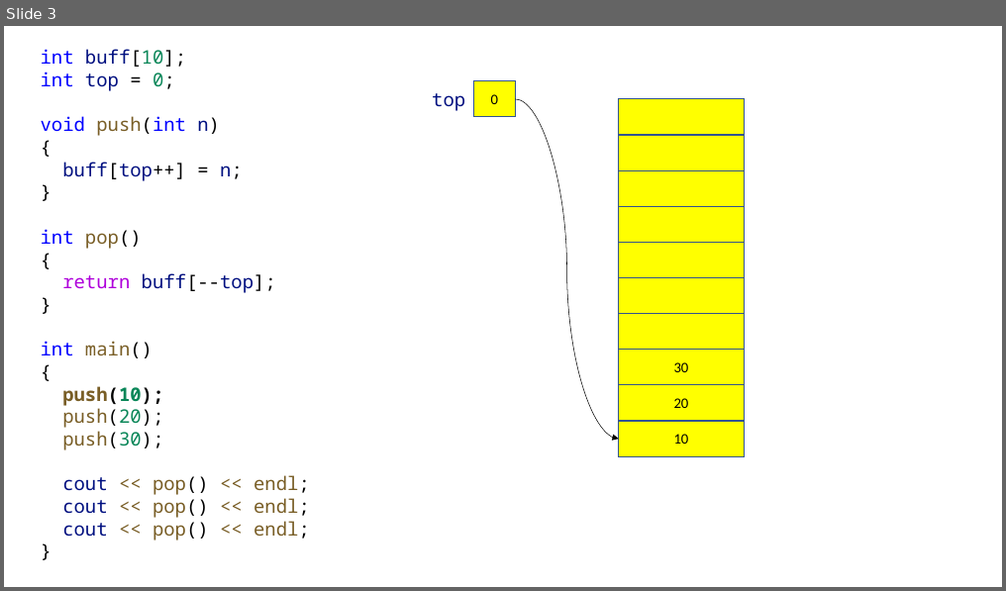
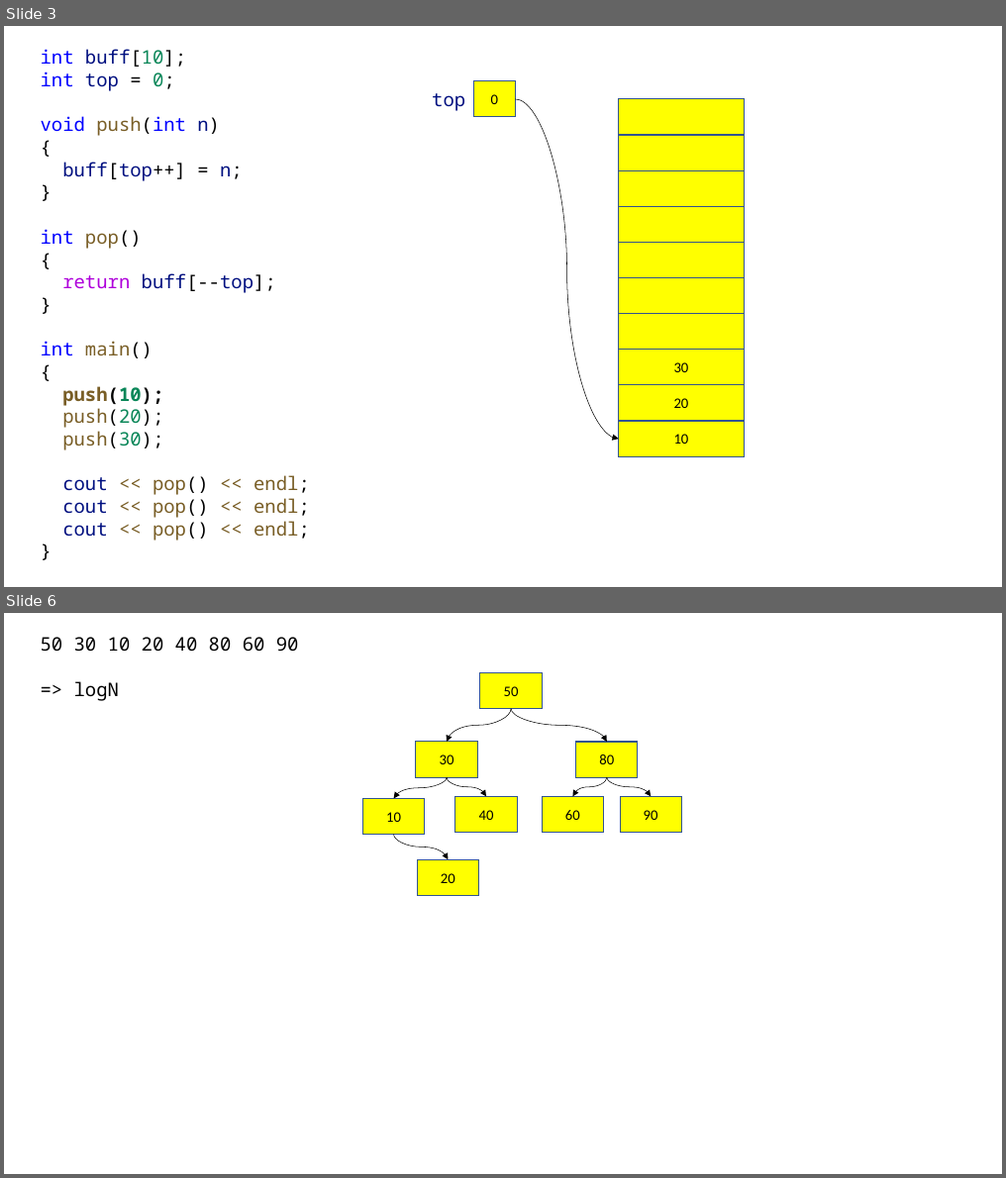
Before and after one commit to yoondev-classroom/hyundai_220510, a slide deck: cpp/220517.pptx. Shown one above the other, each under a label of ours: slide 3 before the commit, slides 3 and 6 after it; the slides between them are not shown. The pictures are 1006x591 and 1006x1178 pixels, drawn with LibreOffice and Linux fonts; fonts in the diff are those of the drawing. Boxes give left, top, right and bottom in pixels: in the first picture for what was removed or moved away, otherwise in the second. Text is boxed around its words. In the diff, an @@ line names an element or a change of style, - is before the commit and + after.

```diff
--- a/cpp/220517.pptx
+++ b/cpp/220517.pptx
@@ slide 6 added at (x1=4, y1=613, x2=1002, y2=1174), background #FFFFFF @@
@@ text added at (x1=41, y1=637, x2=299, y2=701), 18 pt, text #000000 @@
+50 30 10 20 40 80 60 90
+=> logN
@@ rectangle added at (x1=480, y1=672, x2=542, y2=709), fill #FFFF00, outline #325491 1 pt, 14 pt, text #000000 @@
+50
@@ curved arrow added from (511, 709) to (447, 742), #000000 0.5 pt @@
@@ curved arrow added from (511, 709) to (607, 742), #000000 0.5 pt @@
@@ rectangle added at (x1=416, y1=742, x2=477, y2=777), fill #FFFF00, outline #325491 1 pt, 14 pt, text #000000 @@
+30
@@ rectangle added at (x1=576, y1=742, x2=638, y2=777), fill #FFFF00, outline #325491 1 pt, 14 pt, text #000000 @@
+80
@@ curved arrow added from (447, 777) to (394, 799), #000000 0.5 pt @@
@@ curved arrow added from (447, 777) to (486, 796), #000000 0.5 pt @@
@@ curved arrow added from (607, 777) to (573, 796), #000000 0.5 pt @@
@@ curved arrow added from (607, 777) to (650, 796), #000000 0.5 pt @@
@@ rectangle added at (x1=362, y1=799, x2=424, y2=835), fill #FFFF00, outline #325491 1 pt, 14 pt, text #000000 @@
+10
@@ rectangle added at (x1=455, y1=796, x2=517, y2=833), fill #FFFF00, outline #325491 1 pt, 14 pt, text #000000 @@
+40
@@ rectangle added at (x1=543, y1=796, x2=604, y2=833), fill #FFFF00, outline #325491 1 pt, 14 pt, text #000000 @@
+60
@@ rectangle added at (x1=620, y1=796, x2=681, y2=833), fill #FFFF00, outline #325491 1 pt, 14 pt, text #000000 @@
+90
@@ curved arrow added from (394, 835) to (448, 861), #000000 0.5 pt @@
@@ rectangle added at (x1=417, y1=861, x2=478, y2=896), fill #FFFF00, outline #325491 1 pt, 14 pt, text #000000 @@
+20
```
Also in this commit, not shown: 4 other slides added, 1 other file.
